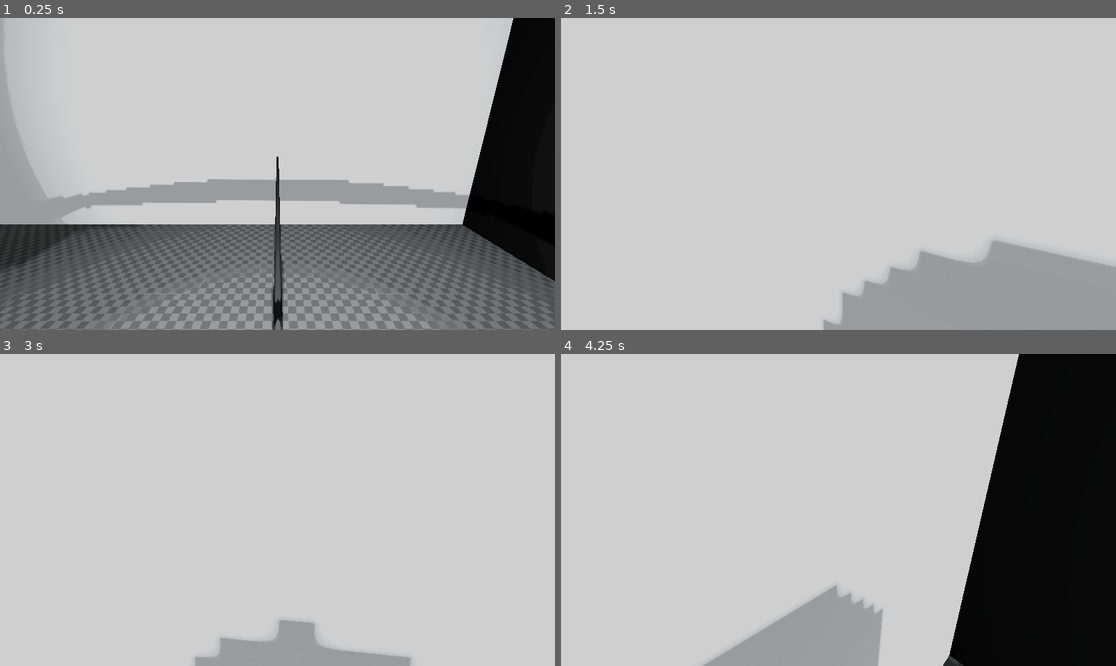
Above: before the commit, frames 1-4 (two rows, left to right).
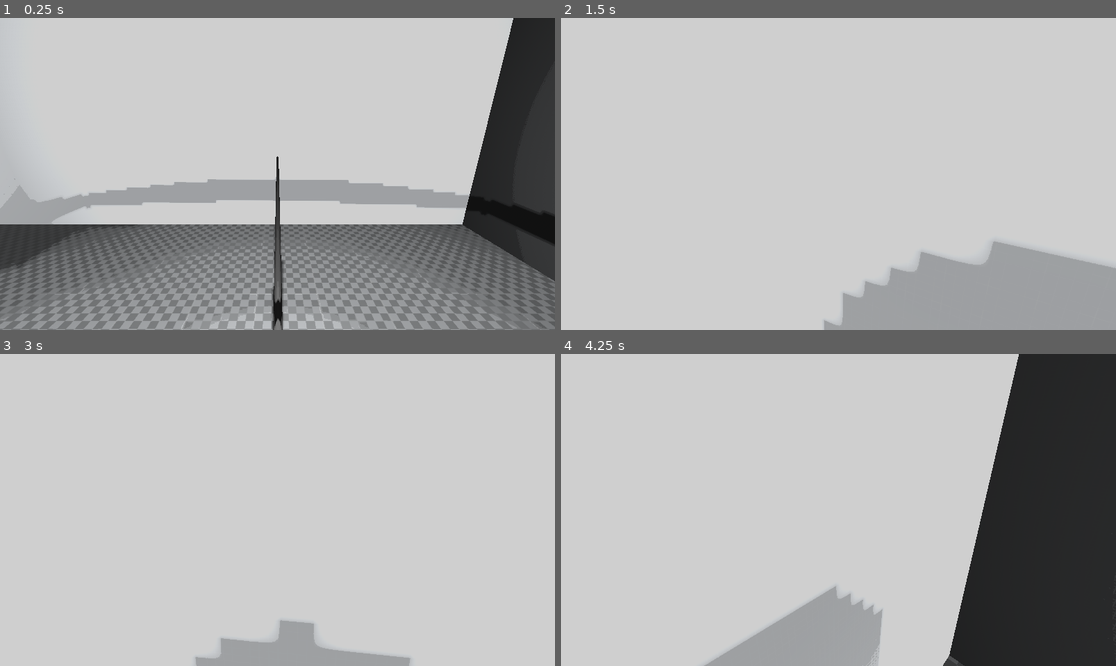
Above: after the commit, the same moments.

Repository: InTheBox-YT/GAME_JAM
Game: Godot game, scene res://scenes/world.tscn
Same seed, same stepped clock (60 frames per second), same inputs: the game is played once before the commit and once after it.
Inputs (mouse positions are in pixels of both pictures, inside the frame that each line leads up to):
- Up to frame 1 (0.25 s): no input
- Up to frame 2 (1.5 s): move the mouse to (866, 174) at 0.52 s; hold Shift (Run) 0.53-1.28 s; hold W (Up) from 0.53 s (still down); tap Space (Jump) at 0.77 s; move the mouse to (810, 174) at 1.27 s; tap C (Zoom) at 1.35 s
- Up to frame 3 (3 s): keep holding W (Up); tap Space (Jump) at 1.52 s; move the mouse to (288, 503) at 2.02 s; hold Shift (Run) 2.03-2.78 s; move the mouse to (271, 516) at 2.77 s; tap C (Zoom) at 2.85 s
- Up to frame 4 (4.25 s): keep holding W (Up); tap Space (Jump) at 3.02, 3.77 s; move the mouse to (877, 513) at 3.52 s; hold Shift (Run) from 3.53 s (still down)

The runs differ from the first frame. In frame 1, 19% of the frame differs, in the area x 0-100%, y 0-100%; in frame 2, 0.3%; in frame 3, 0.1%; in frame 4, 24%, in the area x 25-100%, y 0-100%.

Commit message:
www

Diff:
--- a/scenes/Map.tscn
+++ b/scenes/Map.tscn
@@ -59,6 +59,12 @@
 shadow_enabled = true
 omni_range = 8.86186
 
+[node name="Light2" type="OmniLight3D" parent="Lighs/Light2"]
+transform = Transform3D(1, 0, 0, 0, 1, 0, 0, 0, 1, 8.45181, 2.5383, 9.81863)
+light_energy = 0.677
+shadow_enabled = true
+omni_range = 17.356
+
 [node name="CSGSphere3D" type="CSGSphere3D" parent="."]
 transform = Transform3D(1, 0, 0, 0, 1, 0, 0, 0, 1, -9.51985, 0.792858, 16.5035)
 use_collision = true
--- a/scenes/world.tscn
+++ b/scenes/world.tscn
@@ -1,7 +1,9 @@
-[gd_scene load_steps=3 format=3 uid="uid://2v3mk05sk4kq"]
+[gd_scene load_steps=4 format=3 uid="uid://2v3mk05sk4kq"]
 
 [ext_resource type="PackedScene" uid="uid://c787recj65cw8" path="res://scenes/player.tscn" id="1_5wtfl"]
 [ext_resource type="PackedScene" uid="uid://dvg2o6pb6ba56" path="res://scenes/Map.tscn" id="2_ina60"]
+
+[sub_resource type="Environment" id="Environment_xjj1u"]
 
 [node name="World" type="Node3D"]
 
@@ -12,3 +14,6 @@
 transform = Transform3D(0.969812, -0.243852, 0, 0.239284, 0.951644, 0.192659, -0.0469803, -0.186843, 0.981266, 0, 4.52962, 0)
 
 [node name="Map" parent="." instance=ExtResource("2_ina60")]
+
+[node name="WorldEnvironment" type="WorldEnvironment" parent="."]
+environment = SubResource("Environment_xjj1u")
